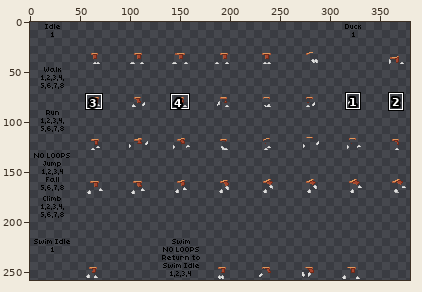
Two states of a sprite sheet, items/armors/webber/webber-outfit1/pants.png. The first picture is a wide view before the edit; the outline marks the close-up.
Close-up. The starting point:
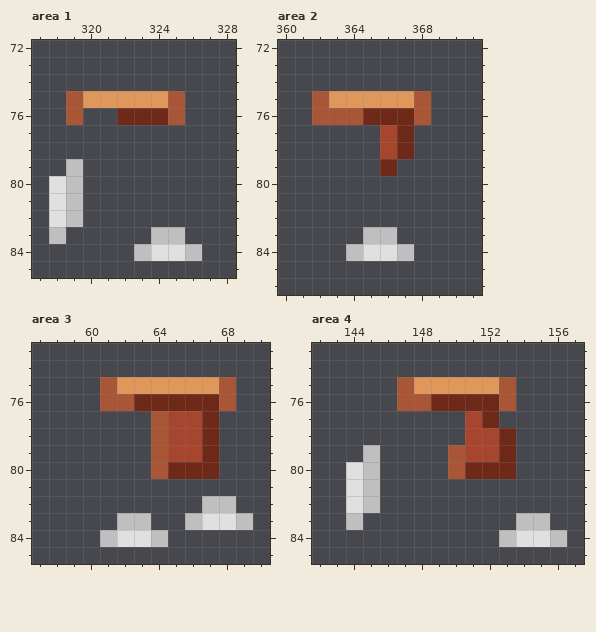
The file is 387x258 pixels. Shown: area 1: x 317..328, y 72..85; area 2: x 360..371, y 72..86; area 3: x 57..70, y 73..85; area 4: x 142..157, y 73..85. The wide view leaves out empty margins. The commit also changed other parts of the picture, which this record leaves out.
Once edited:
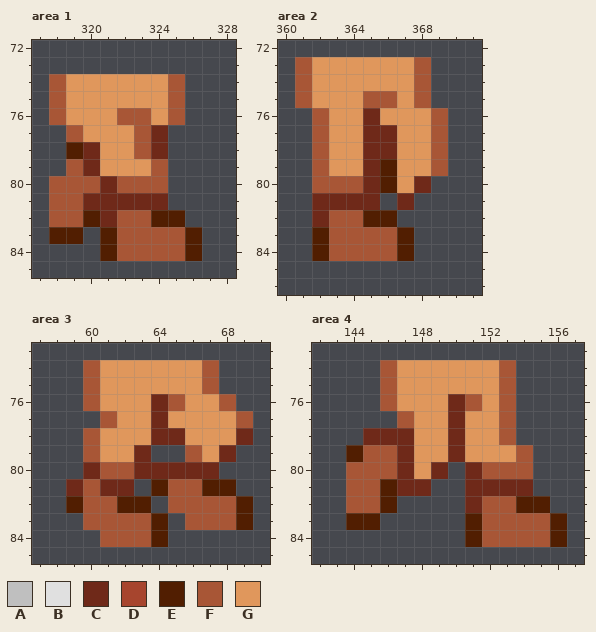
Palette (. is transparent): A #bfbfbf  B #e0e0e0  C #6f2919  D #a7452e  E #511e01  F #a85636  G #e0975c
Changes in this commit:
Area 1:
y 74: x 318..325 ........ -> FGGGGGGF
y 75: x 318..319 .F -> FG
y 76: x 318..324 .F..CCC -> FGGGFFG
y 77: x 319..324 ...... -> FGGGFC
y 78: x 319..324 ...... -> ECGGFC
y 79: x 319..324 A..... -> FCGGGF
y 80: x 318..324 BA..... -> FFFCFFF
y 81: x 318..324 BA..... -> FFCCCCC
y 82: x 318..325 BA...... -> FFECFFEE
y 83: x 318..319 A. -> EE; x 321..326 ...AA. -> EFFFFE
y 84: x 321..326 ..ABBA -> EFFFFE
Area 2:
y 73..74: x 361..368 ........ -> FGGGGGGF
y 75: x 361..362 .F -> FG; x 365..366 GG -> FF
y 76: x 363..364 FF -> GG; x 366..369 CCF. -> GGGF
y 77..78: x 362..369 ....DC.. -> FGGCCGGF
y 79: x 362..369 ....C... -> FGGCEGGF
y 80: x 362..368 ....... -> FFFCEGC
y 81: x 362..365 .... -> CCCC; x 367 . -> C
y 82: x 362..366 ..... -> CFFEE
y 83: x 362..367 ...AA. -> EFFFFE
y 84: x 362..367 ..ABBA -> EFFFFE
Area 3:
y 74: x 60..67 ........ -> FGGGGGGF
y 75: x 60..61 .F -> FG; x 67..68 GF -> F.
y 76: x 60..63 .FFC -> FGGG; x 65..67 CCC -> FGG
y 77: x 61..69 ...FDDC.. -> FGGCGGGGF
y 78: x 60..69 ....FDDC.. -> FGGGCCGGGC
y 79: x 60..68 ....FDDC. -> FGGC..FGC
y 80: x 60..64 ....F -> CFFCC
y 81: x 59..62 .... -> CFCC; x 64..68 ..... -> EFFEE
y 82: x 59..63 ..... -> EFFEE; x 65..69 ..AA. -> FFFFE
y 83: x 60..64 ..AA. -> FFFFE; x 66..69 ABBA -> FFFE
y 84: x 61..64 ABBA -> FFFE
Area 4:
y 74: x 146..153 ........ -> FGGGGGGF
y 75: x 146..147 .F -> FG
y 76: x 146..149 .FFC -> FGGG; x 151..152 CC -> FG
y 77: x 147..153 ....DC. -> FGGCGGF
y 78: x 145..153 ......DDC -> CCCGGCGGF
y 79: x 144..154 .A....FDDC. -> EFFCGGCGGGF
y 80: x 144..150 BA....F -> FFFCGC.; x 152..154 CC. -> FFF
y 81: x 144..148 BA... -> FFECC; x 151..154 .... -> CCCC
y 82: x 144..146 BA. -> FFE; x 151..155 ..... -> CFFEE
y 83: x 144..145 A. -> EE; x 151..156 ...AA. -> EFFFFE
y 84: x 151..156 ..ABBA -> EFFFFE
Boxes around the changes in both close-ups, in picture pixels (x1, y1, x2, y2):
changed: (49, 74, 202, 261)
changed: (295, 57, 448, 261)
changed: (66, 360, 253, 547)
changed: (346, 360, 567, 547)
